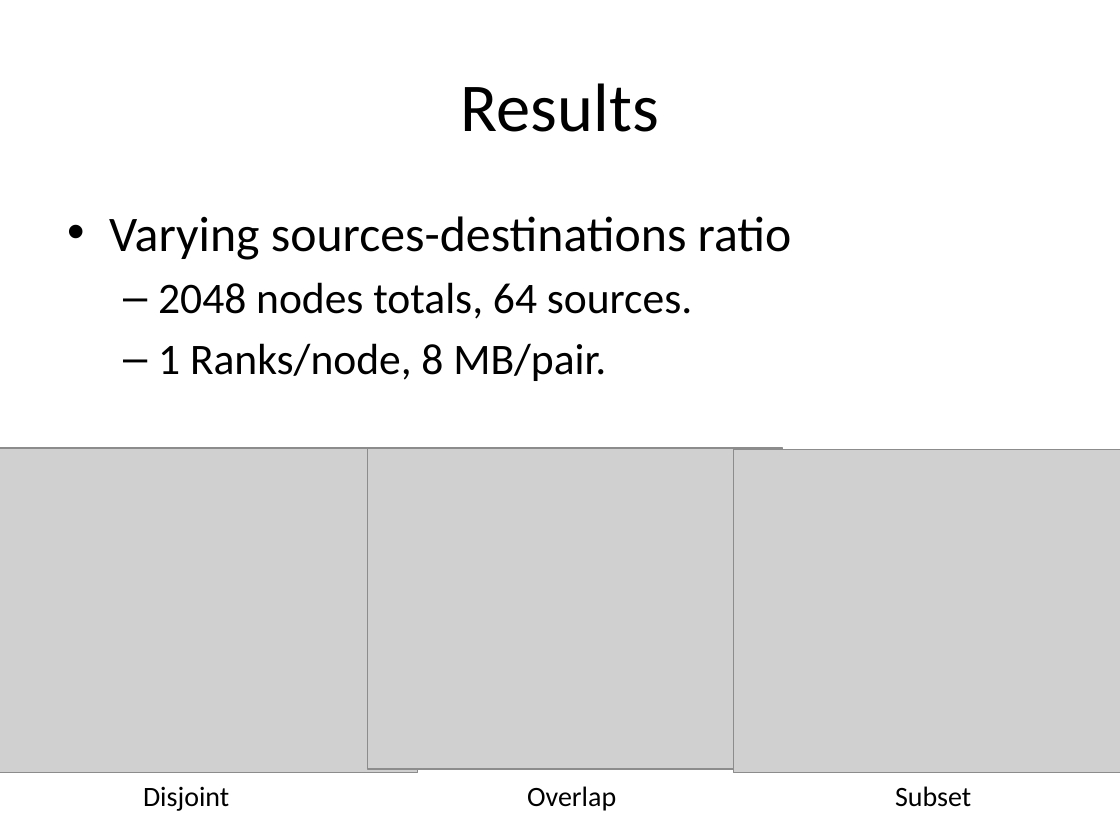
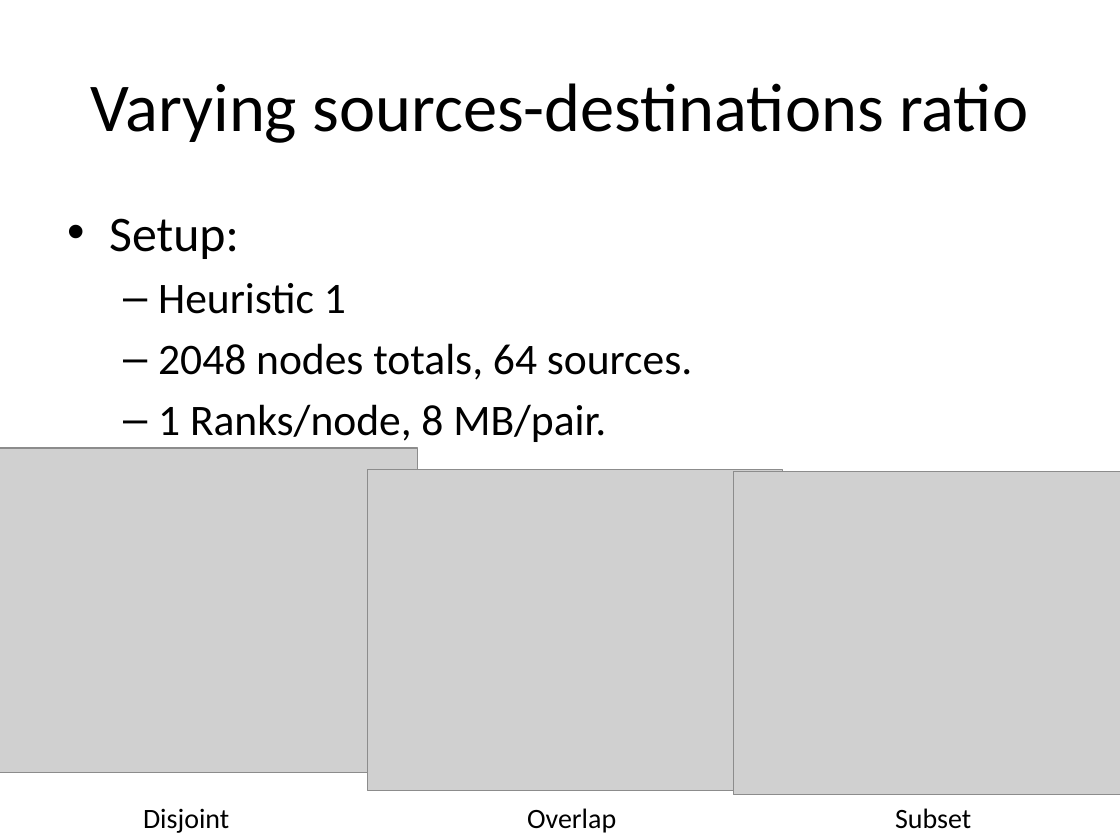
Before and after one commit to huyba/optiq, a slide deck: slide 10 of docs/Meeting_June_19.pptx (slide 9 before the commit). Drawn at 1120x840 pixels with LibreOffice and Linux fonts; fonts in the diff are those of the drawing; grey boxes stand for pictures. Boxes give left, top, right and bottom in pixels: in the first picture for what was removed or moved away, otherwise in the second. Text is boxed around its words. In the diff, an @@ line names an element or a change of style, - is before the commit and + after.

```diff
--- a/docs/Meeting_June_19.pptx
+++ b/docs/Meeting_June_19.pptx
@@ title at [90, 83, 1028, 143]: text changed @@
-Results
+Varying sources-destinations ratio
@@ text at [109, 218, 346, 314]: text changed; size 32 to 28 pt @@
-• Varying sources-destinations ratio
+• Setup:
+  – Heuristic 1
@@ 3 texts, 2 pictures: place and size @@
-3 texts, 2 pictures at [143, 448, 1120, 811]
+3 texts, 2 pictures at [143, 469, 1120, 833]
```
Also in this commit, not shown: 4 other slides changed, 2 slides added, 1 slide removed.
